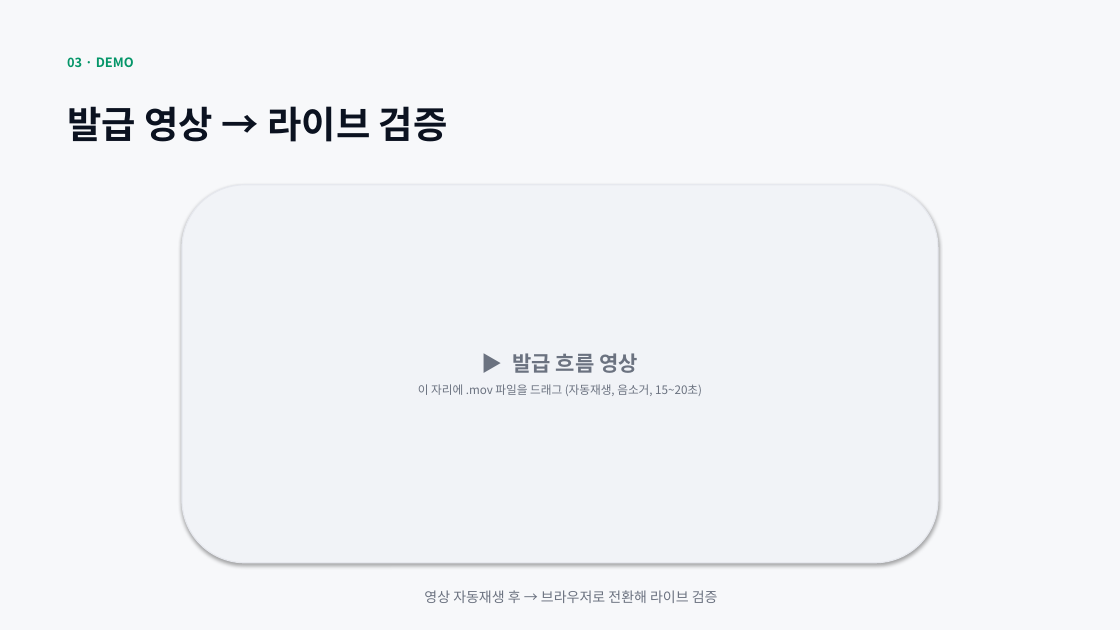
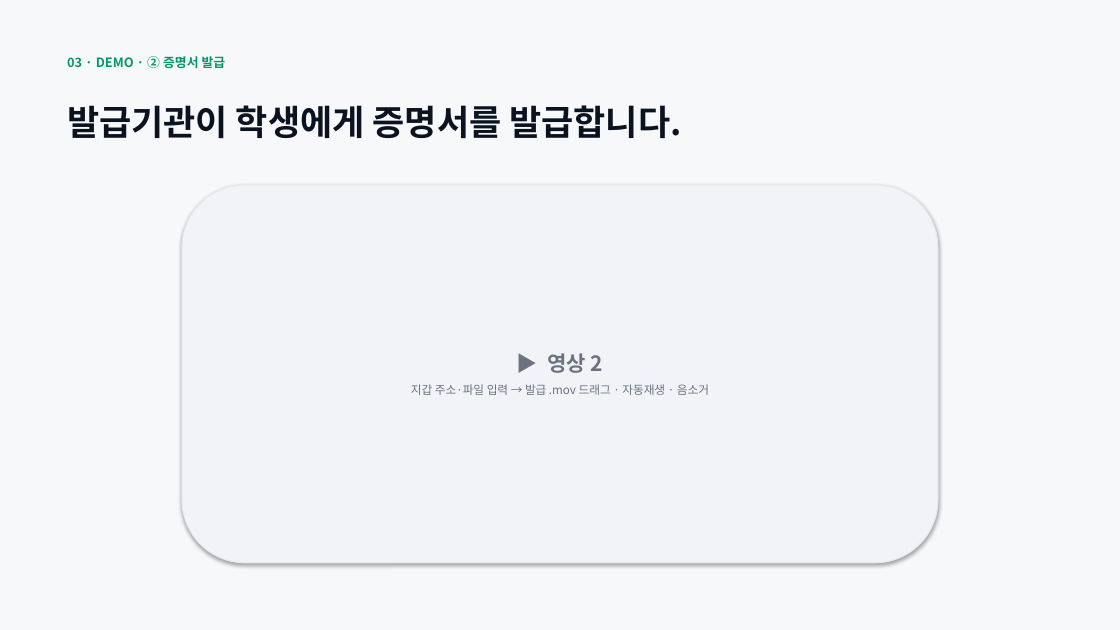
Before and after one commit to geunhoworkspace0916-ops/Proofolio, a slide deck: slide 5 of docs/Proofolio_발표.pptx (slide 4 before the commit). Drawn at 1120x630 pixels with LibreOffice and Linux fonts; fonts in the diff are those of the drawing. Boxes give left, top, right and bottom in pixels: in the first picture for what was removed or moved away, otherwise in the second. Text is boxed around its words. In the diff, an @@ line names an element or a change of style, - is before the commit and + after.

Commit message:
feat(deck): 9-slide layout for 3-video + live demo flow

```diff
--- a/docs/Proofolio_발표.pptx
+++ b/docs/Proofolio_발표.pptx
@@ text at box(67, 56, 226, 68): text changed @@
-03 · DEMO
+03 · DEMO · ② 증명서 발급
@@ text at box(67, 105, 682, 138): text changed; size 32 to 30 pt @@
-발급 영상 → 라이브 검증
+발급기관이 학생에게 증명서를 발급합니다.
@@ text in rounded rectangle at box(411, 353, 709, 395): text changed @@
-▶ 발급 흐름 영상
-이 자리에 .mov 파일을 드래그 (자동재생, 음소거, 15~20초)
+▶ 영상 2
+지갑 주소·파일 입력 → 발급 .mov 드래그 · 자동재생 · 음소거
@@ text removed at box(424, 590, 718, 603) @@
-영상 자동재생 후 → 브라우저로 전환해 라이브 검증
```
Also in this commit, not shown: 2 other slides changed, 3 slides added, 1 slide removed, 3 other files.
